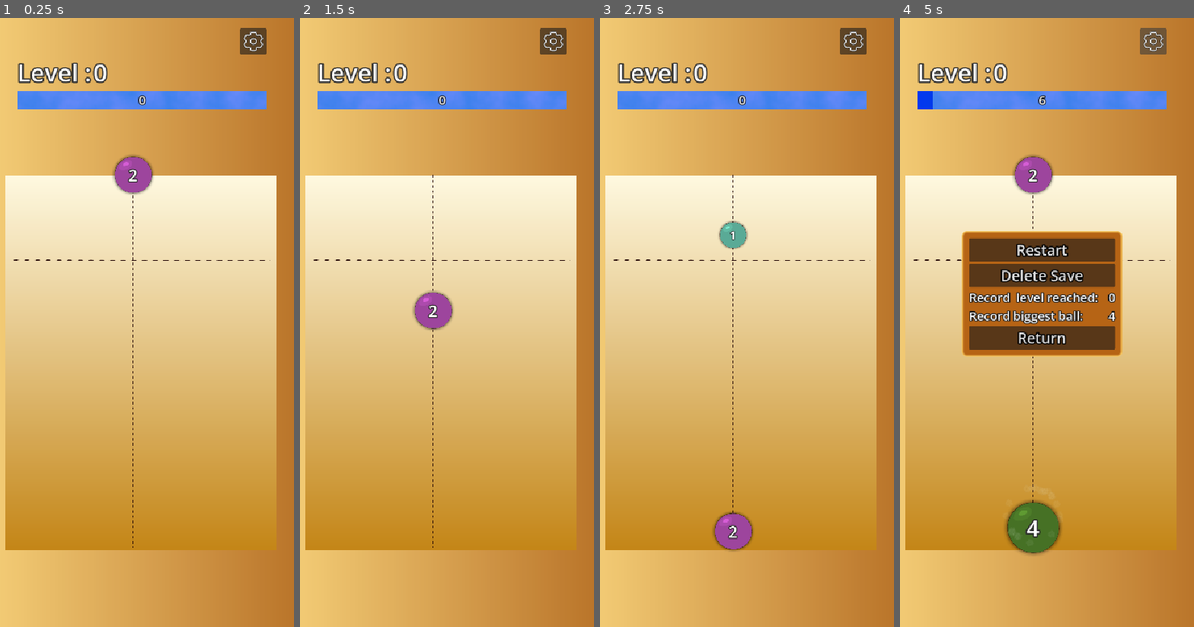
Above: before the commit, frames 1-4 (left to right).
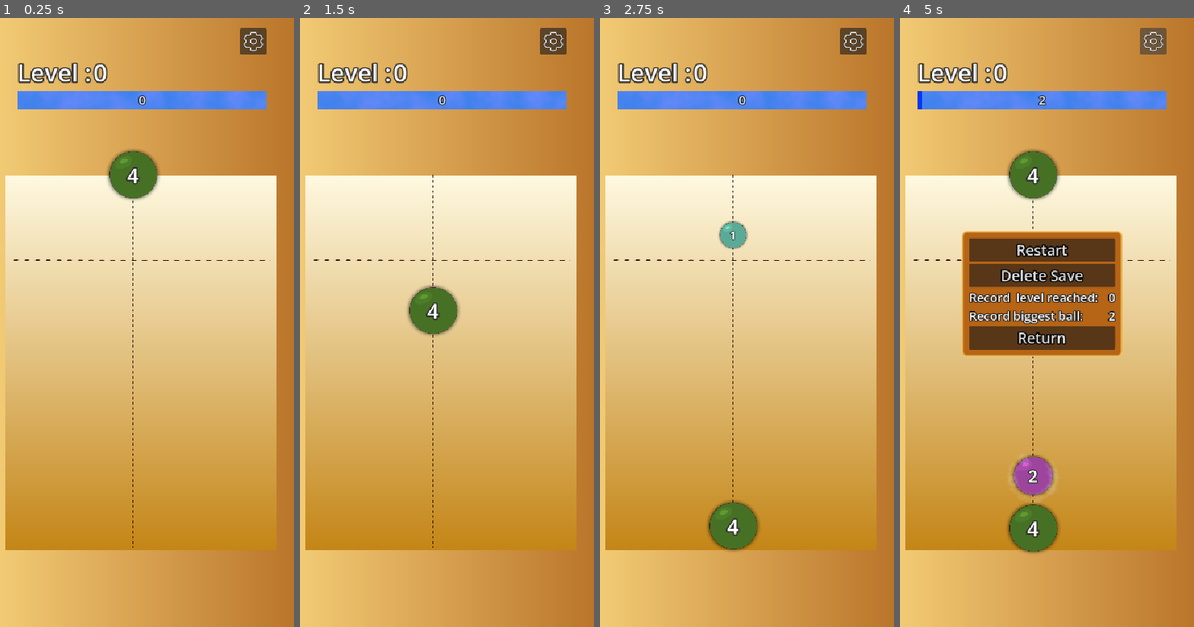
Above: after the commit, the same moments.

Repository: fteppe/ball-2048
Game: Godot game, scene res://MainMap.tscn
The game is run twice, just before and just after one commit, with the same random seed, the same clock (stepped at 60 frames per second) and the same inputs.
Inputs (mouse positions are in pixels of both pictures, inside the frame that each line leads up to):
- Up to frame 1 (0.25 s): no input
- Up to frame 2 (1.5 s): tap Enter at 0.5 s; move the mouse to (505, 292) at 0.52 s; click (505, 292) at 0.67 s; move the mouse to (376, 352) at 1.27 s; click (376, 352) at 1.42 s
- Up to frame 3 (2.75 s): move the mouse to (770, 188) at 2.02 s; click (770, 188) at 2.17 s
- Up to frame 4 (5 s): move the mouse to (1023, 444) at 2.77 s; click (1023, 444) at 2.92 s; move the mouse to (1132, 413) at 3.52 s; click (1132, 413) at 3.67 s; click (1152, 42) at 4.25 s

The runs differ from the first frame. In frame 1, 1.2% of the frame differs, in the area x 36-55%, y 21-30%; in frame 2, 1.2%; in frame 3, 1.1%; in frame 4, 2.7%, in the area x 7-74%, y 12-89%.

Commit message:
changed ball spawning params

Diff:
--- a/ball_spawner.gd
+++ b/ball_spawner.gd
@@ -35,8 +35,8 @@
 	#we chose the rank centered around the next epxected one, with some chance to pick something else
 	var random_normal_result = roundi(randfn(next_rank_to_gen_center, 2))
 	print("random_normal_result ",random_normal_result)
-	var rounded_in_range_value = posmod(random_normal_result - 1,max_rank_to_generate - 1) + 1
-	print("modulo of ", (random_normal_result - 1)," and ",(max_rank_to_generate - 1)," is ", posmod(random_normal_result - 1,max_rank_to_generate - 1))
+	var rounded_in_range_value = posmod(random_normal_result - 1, max_rank_to_generate) + 1
+	print("modulo of ", (random_normal_result - 1)," and ",max_rank_to_generate," is ", posmod(random_normal_result - 1,max_rank_to_generate))
 	var rank_to_generate = rounded_in_range_value
 	print("rank_to_generate ",rank_to_generate)
 
